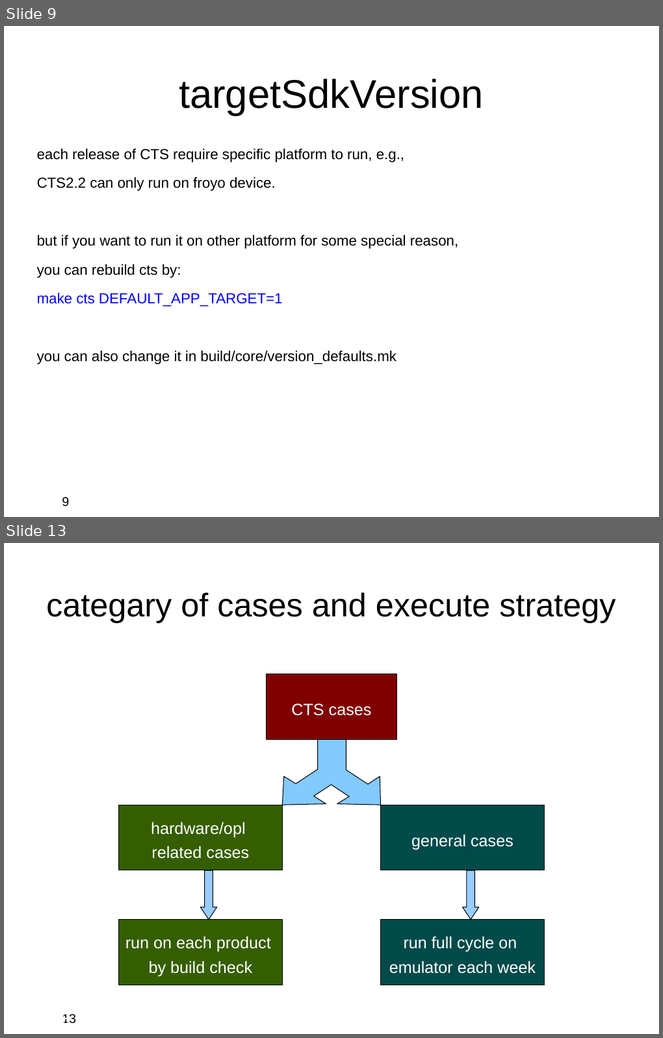
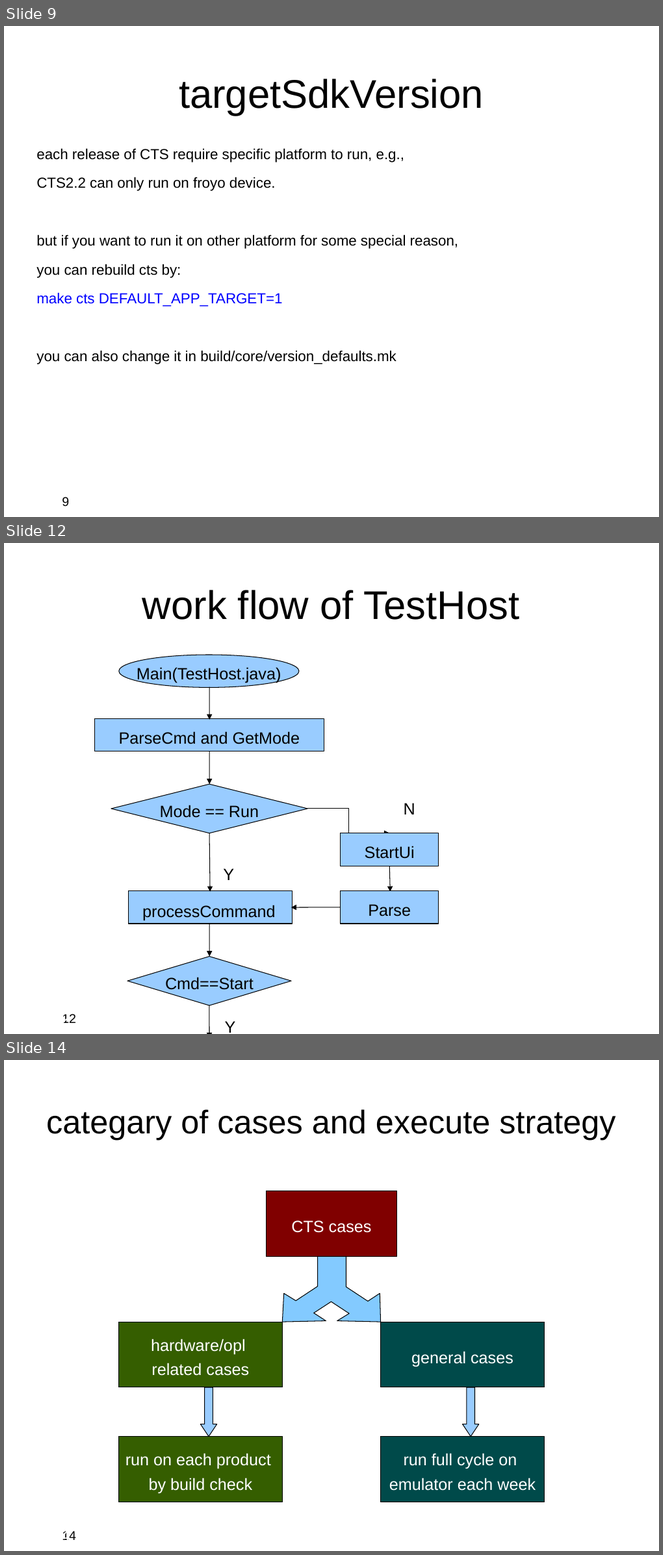
Before and after one commit to widerules/system-information, a slide deck: cts/CTS-deepin.ppt. Shown one above the other, each under a label of ours: slides 9 and 13 before the commit, slides 9, 12 and 14 after it; the slides between them are not shown. The pictures are 663x1038 and 663x1555 pixels, drawn with LibreOffice and Linux fonts; fonts in the diff are those of the drawing; background and template pictures are left out. Boxes give left, top, right and bottom in pixels: in the first picture for what was removed or moved away, otherwise in the second. Text is boxed around its words. In the diff, an @@ line names an element or a change of style, - is before the commit and + after.

```diff
--- a/cts/CTS-deepin.ppt
+++ b/cts/CTS-deepin.ppt
@@ slide 12 added at box(4, 543, 659, 1034), background picture (left out); not listed: 2 template elements that a slide beside it also shows @@
@@ text added at box(142, 590, 520, 620), 44 pt, text #000000 @@
+work flow of TestHost
@@ ellipse added at box(118, 655, 299, 688), fill #99CCFF, outline #000000 0.74 pt, 18 pt, text #000000 @@
+Main(TestHost.java)
@@ arrow added from (210, 687) to (210, 720), #000000 0.74 pt @@
@@ rectangle added at box(95, 719, 324, 752), fill #99CCFF, outline #000000 0.74 pt, 18 pt, text #000000 @@
+ParseCmd and GetMode
@@ arrow added from (210, 752) to (210, 784), #000000 0.74 pt @@
@@ diamond added at box(111, 784, 308, 834), fill #99CCFF, outline #000000 0.74 pt, 18 pt, text #000000 @@
+Mode == Run
@@ elbow arrow added from (308, 809) to (390, 834), #000000 0.74 pt @@
@@ text added at box(404, 803, 415, 815), 18 pt, text #000000 @@
+N
@@ arrow added from (210, 834) to (211, 892), #000000 0.74 pt @@
@@ rectangle added at box(341, 834, 439, 866), fill #99CCFF, outline #000000 0.74 pt, 18 pt, text #000000 @@
+StartUi
@@ text added at box(219, 869, 230, 878), 18 pt, text #FFFFFF @@
+Y
@@ text added at box(223, 869, 234, 880), 18 pt, text #000000 @@
+Y
@@ arrow added from (390, 866) to (391, 892), #000000 0.74 pt @@
@@ rectangle added at box(129, 891, 293, 924), fill #99CCFF, outline #000000 0.74 pt @@
@@ rectangle added at box(341, 891, 439, 924), fill #99CCFF, outline #000000 0.74 pt, 18 pt, text #000000 @@
+Parse
@@ text added at box(142, 905, 275, 921), 18 pt, text #000000 @@
+processCommand
@@ arrow added from (341, 907) to (291, 908), #000000 0.74 pt @@
@@ arrow added from (210, 924) to (210, 956), #000000 0.74 pt @@
@@ diamond added at box(128, 956, 292, 1006), fill #99CCFF, outline #000000 0.74 pt, 18 pt, text #000000 @@
+Cmd==Start
@@ arrow added from (209, 1006) to (210, 1034), #000000 0.74 pt @@
@@ page number added at box(52, 1014, 70, 1023), 18 pt, text #FFFFFF @@
+12
@@ text added at box(225, 1021, 236, 1033), 18 pt, text #000000 @@
+Y
@@ what was slide 13 is now slide 14 @@
@@ page number at box(52, 1531, 70, 1540): text changed @@
-13
+14
@@ page number at box(62, 1531, 76, 1540): text changed @@
-13
+14
```
Also in this commit, not shown: 5 slides changed, 1 other file.
